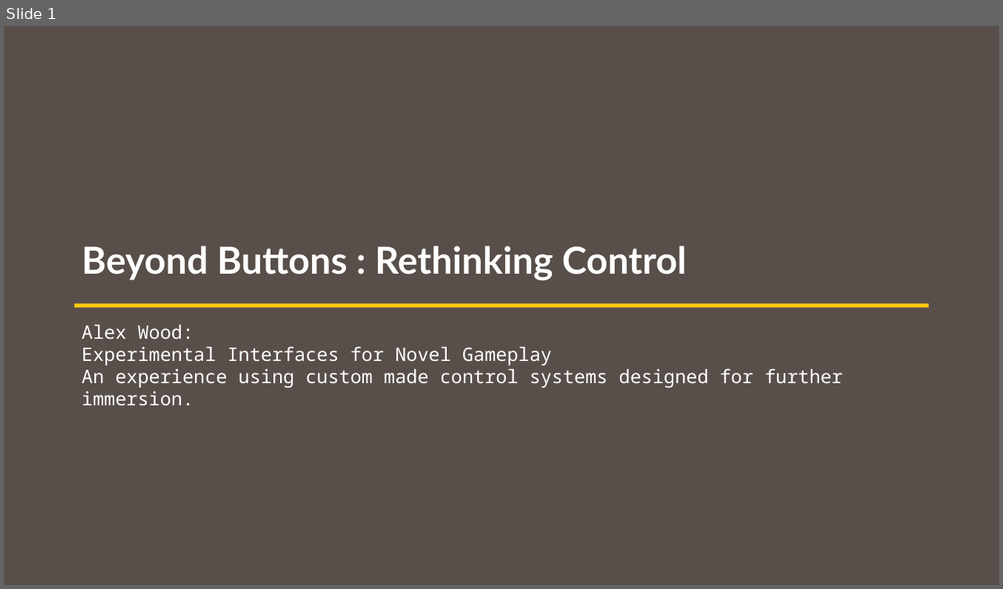
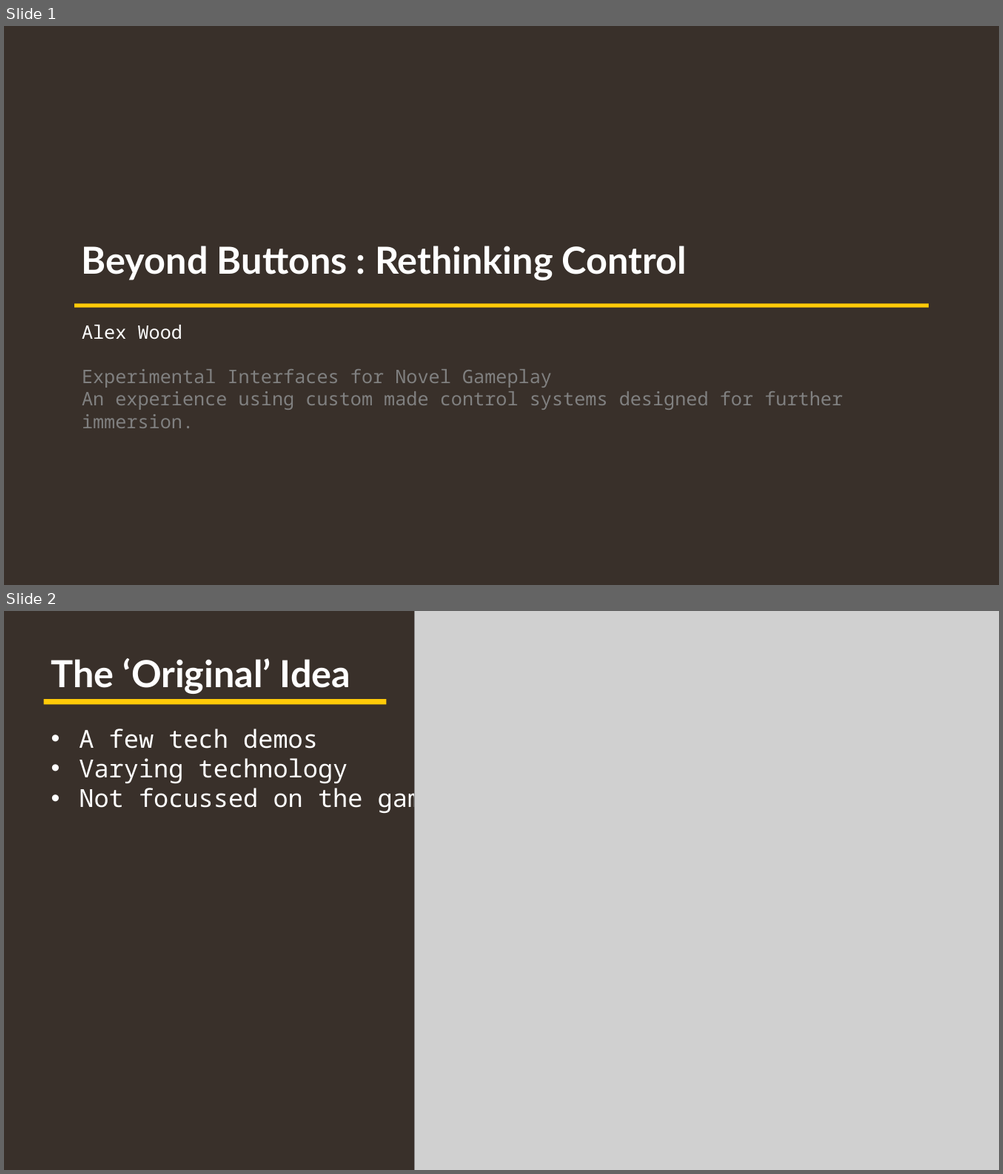
Before and after one commit to Astarrix/Beyond-Buttons, a slide deck: Project/FYP Presentation.pptx. Shown one above the other, each under a label of ours: slide 1 before the commit, slides 1 and 2 after it. The pictures are 1003x589 and 1003x1174 pixels, drawn with LibreOffice and Linux fonts; fonts in the diff are those of the drawing; grey boxes stand for pictures. Boxes give left, top, right and bottom in pixels: in the first picture for what was removed or moved away, otherwise in the second. Text is boxed around its words. In the diff, an @@ line names an element or a change of style, - is before the commit and + after.

```diff
--- a/Project/FYP Presentation.pptx
+++ b/Project/FYP Presentation.pptx
@@ slide 2 added at bbox=[4, 611, 999, 1170], background #39302A @@
@@ picture added at bbox=[415, 611, 999, 1170] @@
@@ text added at bbox=[51, 658, 350, 693], 36 pt, text #FFFFFF, bold @@
+The ‘Original’ Idea
@@ rectangle added at bbox=[43, 699, 386, 704], fill #FFCA08 @@
@@ text added at bbox=[79, 729, 438, 815], 24 pt, text #FFFFFF @@
+• A few tech demos
+• Varying technology
+• Not focussed on the game
@@ slide 1 changed as well @@
@@ background #58504B to #39302A @@
@@ text at bbox=[82, 325, 182, 340]: text changed @@
-Alex Wood:
+Alex Wood
@@ text at bbox=[82, 369, 842, 410]: text colour #FFFFFF to #808080 @@
```
Also in this commit, not shown: 4 other slides added, 1 slide removed, 1 other file.
